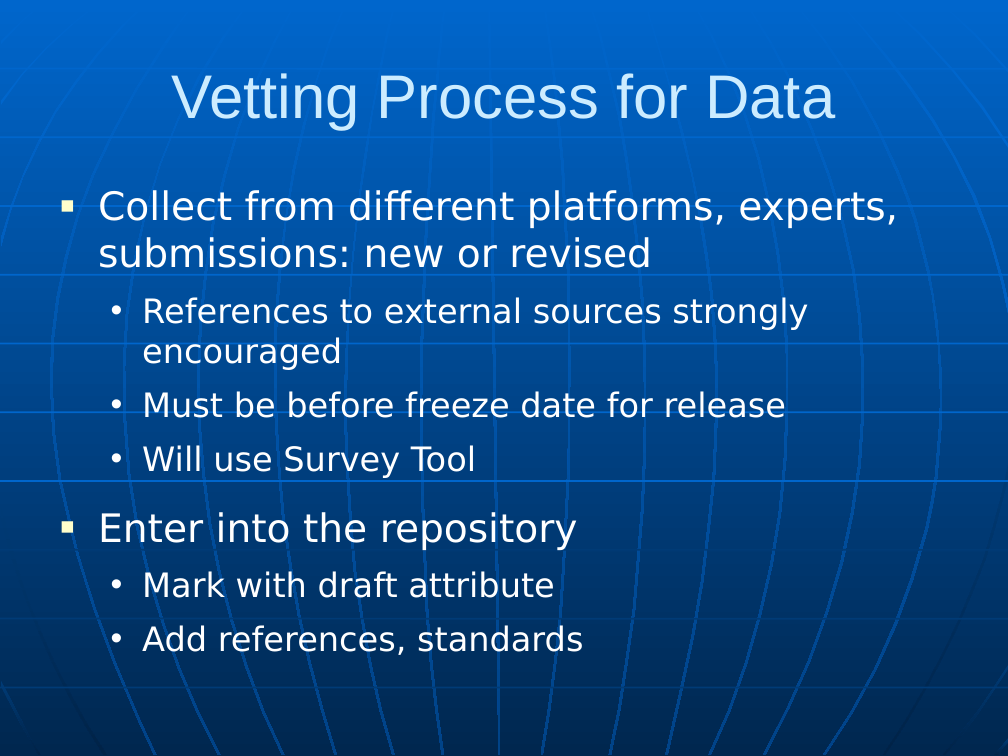
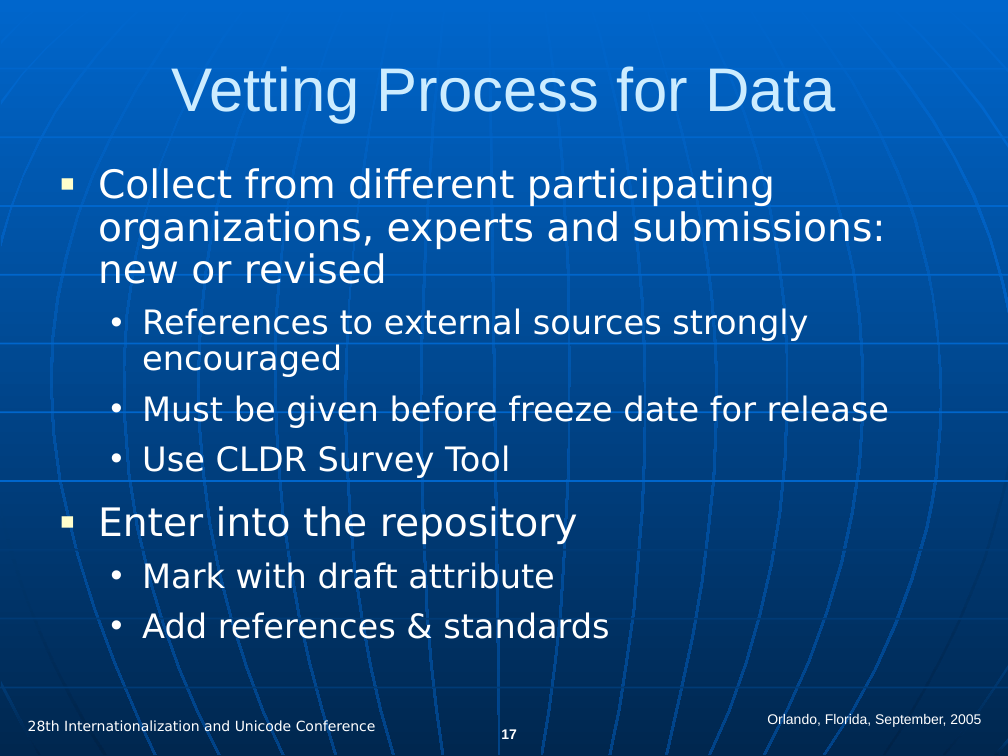
Before and after one commit to unicode-org/cldr, a slide deck: slide 17 of docs/presentations/cldr_overview.ppt (slide 14 before the commit). Drawn at 1008x756 pixels with LibreOffice and Linux fonts; fonts in the diff are those of the drawing. Boxes give left, top, right and bottom in pixels: in the first picture for what was removed or moved away, otherwise in the second. Text is boxed around its words. In the diff, an @@ line names an element or a change of style, - is before the commit and + after.

Commit message:
CLDR-0 New IUC 28 presentation
X-SVN-Rev: 1265

```diff
--- a/docs/presentations/cldr_overview.ppt
+++ b/docs/presentations/cldr_overview.ppt
@@ title "Vetting Process for Data" moved from (x1=172, y1=73, x2=835, y2=129) to (x1=172, y1=66, x2=835, y2=123) @@
@@ text "Collect from different participating organizations, ..." moved from (x1=98, y1=190, x2=898, y2=658) to (x1=98, y1=168, x2=889, y2=645) @@
@@ text at (x1=98, y1=168, x2=886, y2=284): text changed @@
-■ Collect from different platforms, experts, submissions: new or revised
+■ Collect from different participating organizations, experts and submissions: new or revised
@@ text at (x1=98, y1=308, x2=808, y2=595): line spacing 1 to 0.9 @@
@@ text at (x1=142, y1=395, x2=889, y2=478): text changed @@
-  • Must be before freeze date for release
-  • Will use Survey Tool
+  • Must be given before freeze date for release
+  • Use CLDR Survey Tool
@@ text at (x1=142, y1=610, x2=609, y2=645): text changed @@
-  • Add references, standards
+  • Add references & standards
@@ text added at (x1=28, y1=719, x2=376, y2=734), 10 pt, text #FFFFFF @@
+28th Internationalization and Unicode Conference
@@ text added at (x1=767, y1=713, x2=981, y2=728), 10 pt, text #FFFFFF @@
+Orlando, Florida, September, 2005
@@ page number added at (x1=501, y1=729, x2=517, y2=739), 10 pt, text #FFFFFF, bold @@
+17
```
Also in this commit, not shown: 14 other slides changed, 16 slides added, 5 slides removed.
